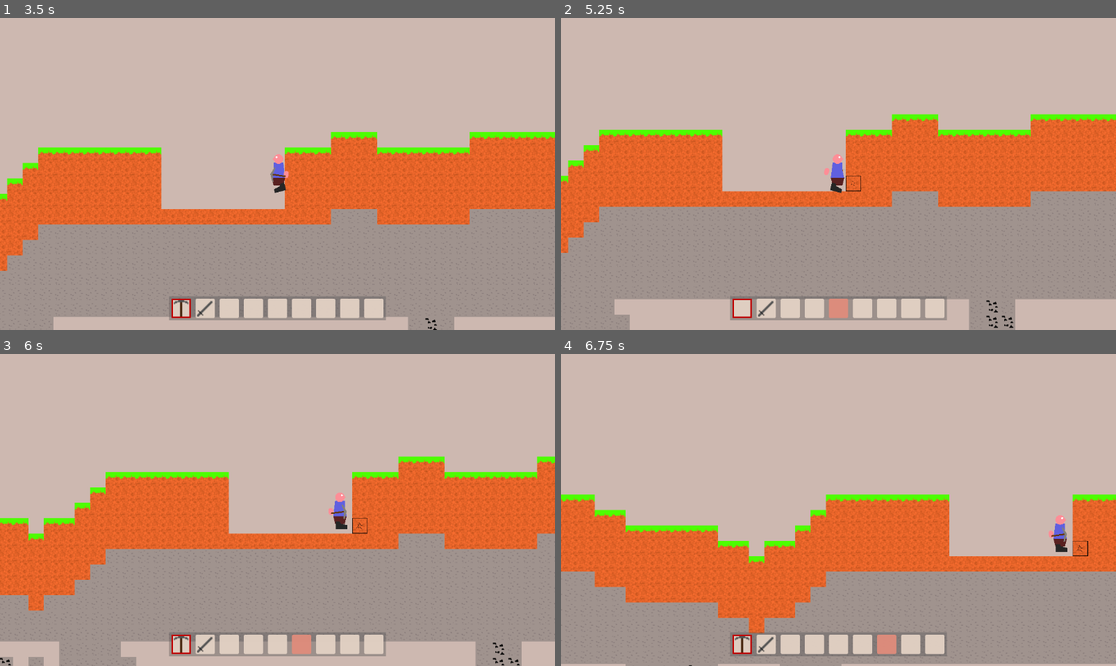
Above: before the commit, frames 1-4 (two rows, left to right).
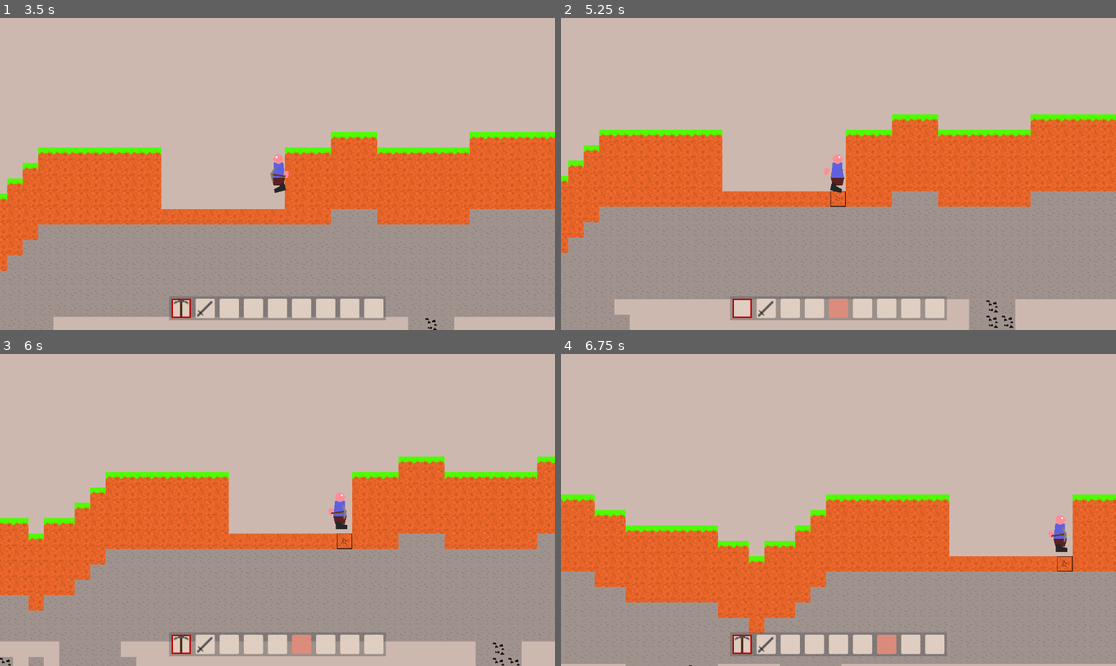
Above: after the commit, the same moments.

Repository: Griiimon/2D-Mining-Sandbox
Game: Godot game, scene res://game/startup.tscn
Same seed, same stepped clock (60 frames per second), same inputs: the game is played once before the commit and once after it. The engine's default icon, where the game draws it, is replaced by a stand-in: a white triangle on a blue panel in a dark square.
Inputs (mouse positions are in pixels of both pictures, inside the frame that each line leads up to):
- Up to frame 1 (3.5 s): click (210, 217) at 0.52 s; type "12" at 0.6 s; click "Play" at 1.25 s; tap Enter at 2 s; move the mouse to (183, 308) at 2.02 s; hold D (right) from 2.03 s (still down); click (183, 308) at 2.1 s; tap Up (jump) at 2.27, 3.02 s; move the mouse to (205, 308) at 2.77 s; tap F (change_block_state) at 2.85 s; click (205, 308) at 2.92 s
- Up to frame 2 (5.25 s): move the mouse to (788, 308) at 3.52 s; release D (right) at 3.53 s; hold A (left) 3.53-4.28 s; tap X (drop_item) at 3.6 s; click (788, 308) at 3.67 s; move the mouse to (816, 308) at 4.27 s; hold D (right) from 4.28 s (still down); tap E (next_hotbar_item) at 4.35 s; click (816, 308) at 4.42 s; tap Up (jump) at 4.52 s; move the mouse to (838, 308) at 5.02 s; tap Q (previous_hotbar_item) at 5.1 s; click (838, 308) at 5.17 s
- Up to frame 3 (6 s): tap Up (jump) at 5.27 s; move the mouse to (299, 644) at 5.77 s; release D (right) at 5.78 s; hold A (left) from 5.78 s (still down); tap K (toggle_free_cam) at 5.85 s; click (299, 644) at 5.92 s
- Up to frame 4 (6.75 s): tap Up (jump) at 6.02 s; move the mouse to (888, 644) at 6.52 s; release A (left) at 6.53 s; hold D (right) from 6.53 s (still down); tap 1 at 6.6 s; click (888, 644) at 6.67 s

Frame 1 is identical in both runs. In frame 2, less than 0.1% of the frame differs, in the area x 48-55%, y 50-61%; in frame 3, less than 0.1%; in frame 4, less than 0.1%, in the area x 89-95%, y 59-70%.

Commit message:
Update player_state.gd

Diff:
--- a/game/player/state machine/player_state.gd
+++ b/game/player/state machine/player_state.gd
@@ -35,7 +35,9 @@
 
 	for x in range(-mining_range, mining_range + 1):
 		for y in range(-mining_range, mining_range + 1):
-			var tile:= from + Vector2i(x, y)
+			var vec:= Vector2i(x, y)
+			if vec.length() > mining_range: continue
+			var tile:= from + vec
 			if get_world().is_block_solid_at(tile):
 				mine_positions.append(tile)
 
@@ -46,7 +48,7 @@
 	var best_rating: float= -INF
 
 	for to in mine_positions:
-		var rating: float= player.get_look_direction().dot(Vector2(to - from).normalized())
+		var rating: float= pow(player.get_look_direction().dot(Vector2(to - from).normalized()), 3)
 		rating*= 1.0 / (to - from).length()
 		if rating > best_rating:
 			best_match_pos= to
